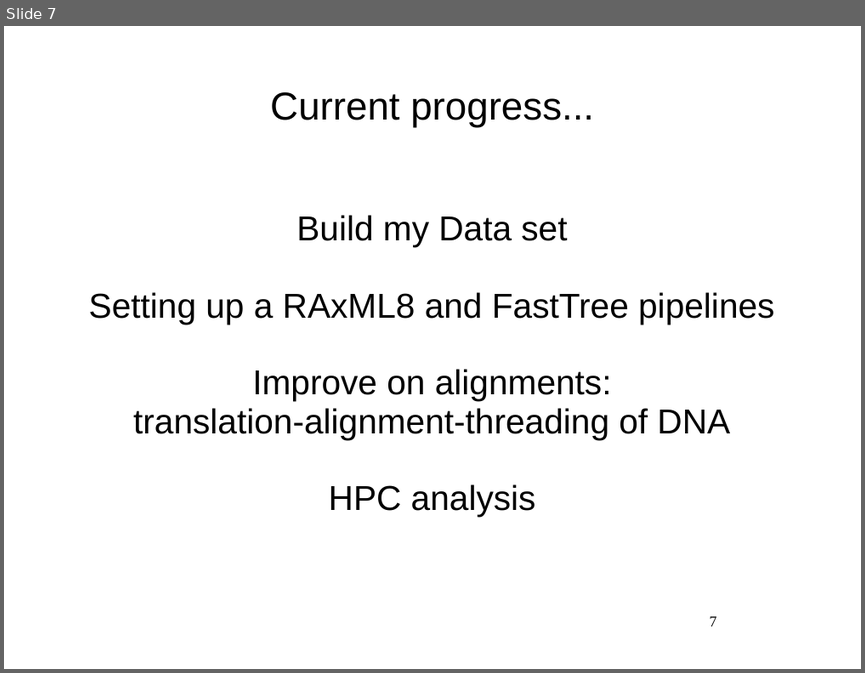
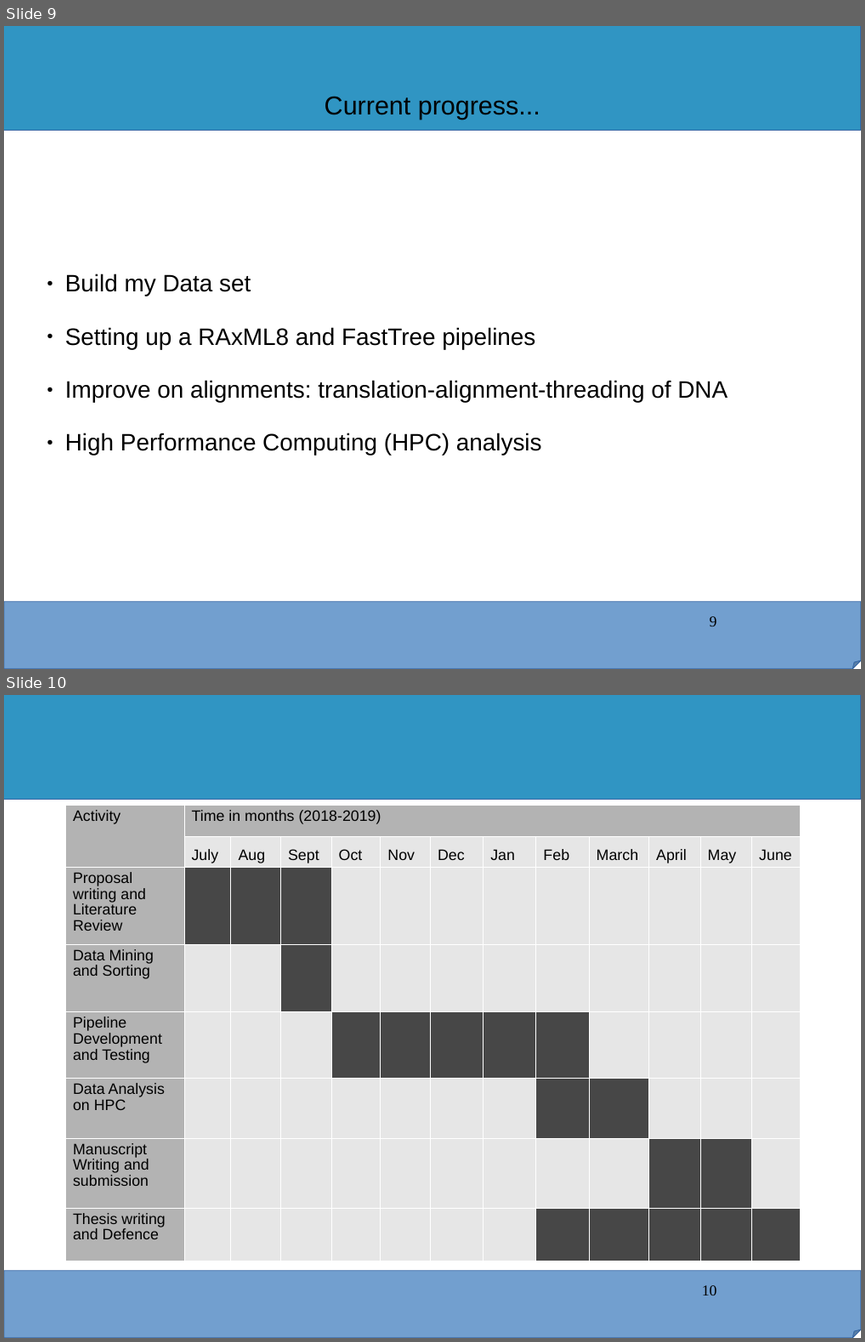
Before and after one commit to kibet-gilbert/co1_metaanalysis, a slide deck: icipe_progress_report.ppt. Shown one above the other, each under a label of ours: slide 7 before the commit, slides 9 and 10 after it. The pictures are 865x673 and 865x1342 pixels, drawn with LibreOffice and Linux fonts; fonts in the diff are those of the drawing; background and template pictures are left out. Boxes give left, top, right and bottom in pixels: in the first picture for what was removed or moved away, otherwise in the second. Text is boxed around its words. In the diff, an @@ line names an element or a change of style, - is before the commit and + after.

```diff
--- a/icipe_progress_report.ppt
+++ b/icipe_progress_report.ppt
@@ slide 10 added at box(4, 695, 861, 1338), background #FFFFFF; not listed: 2 template elements that a slide beside it also shows @@
@@ table added at box(65, 805, 800, 1259), 8 rows, 13 columns @@
+Activity | Time in months (2018-2019) |  |  |  |  |  |  |  |  |  |  | 
+ | July | Aug | Sept | Oct | Nov | Dec | Jan | Feb | March | April | May | June
+Proposal writing and Literature Review |  |  |  |  |  |  |  |  |  |  |  | 
+Data Mining and Sorting |  |  |  |  |  |  |  |  |  |  |  | 
+Pipeline Development and Testing |  |  |  |  |  |  |  |  |  |  |  | 
+Data Analysis on HPC |  |  |  |  |  |  |  |  |  |  |  | 
+Manuscript Writing and submission |  |  |  |  |  |  |  |  |  |  |  | 
+Thesis writing and Defence |  |  |  |  |  |  |  |  |  |  |  | 
@@ page number added at box(702, 1285, 717, 1295), 14 pt, text #000000 @@
+10
@@ what was slide 7 is now slide 9 @@
@@ slide 9 changed as well @@
@@ rectangle added at box(4, 26, 861, 131), fill #3095C3, outline #3465A4 0.74 pt @@
@@ title "Current progress..." at box(324, 96, 540, 120): size 36 to 24 pt @@
@@ subtitle at box(65, 273, 535, 349): size 32 to 22 pt in "Build my Data set", "Setting up a RAxML8 and FastTree pipelines"; alignment centre to left; bullet none to ● @@
@@ subtitle at box(65, 380, 727, 455): text changed; size 32 to 22 pt @@
-Improve on alignments:
-translation-alignment-threading of DNA
-HPC analysis
+● Improve on alignments: translation-alignment-threading of DNA
+● High Performance Computing (HPC) analysis
@@ folded corner added at box(4, 601, 861, 669), fill #729FCF, outline #3465A4 0.74 pt @@
@@ page number at box(710, 616, 717, 626): text changed @@
-7
+9
```
Also in this commit, not shown: 5 other slides changed, 4 other slides added, 2 slides removed, 3 other files.
